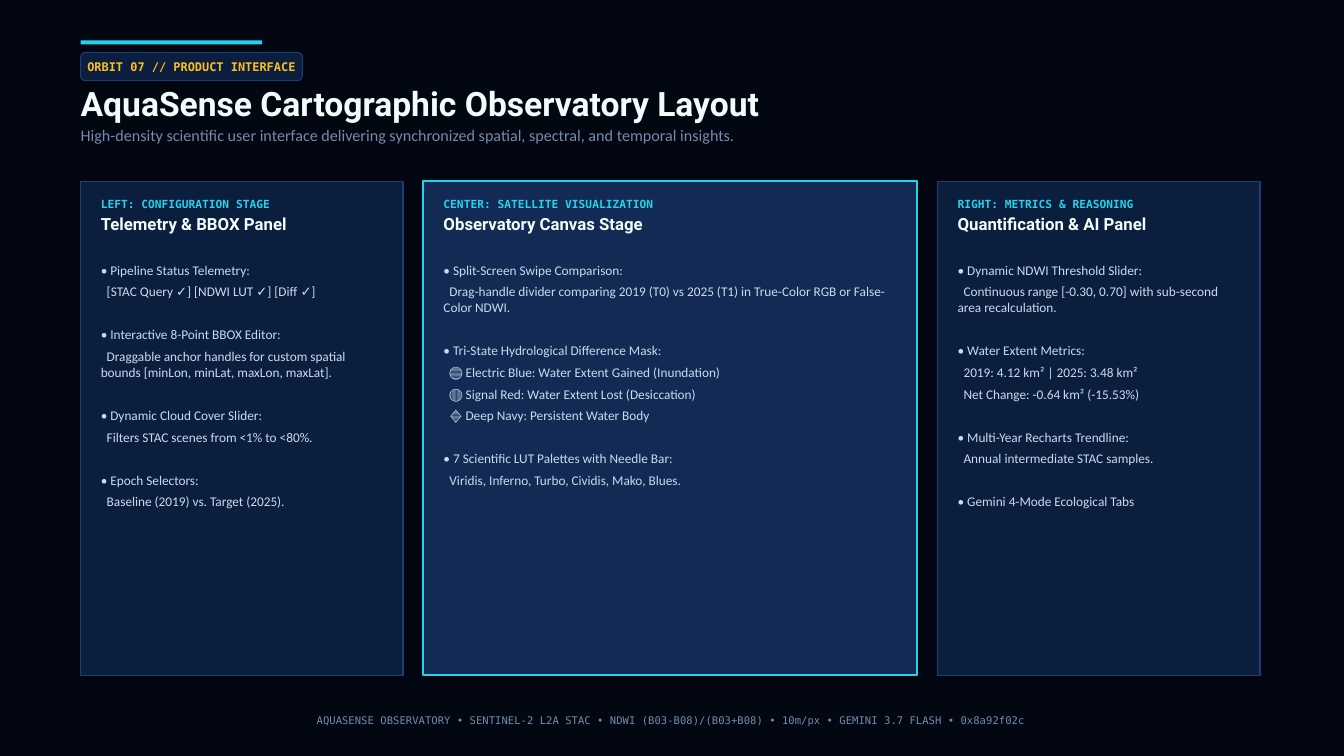
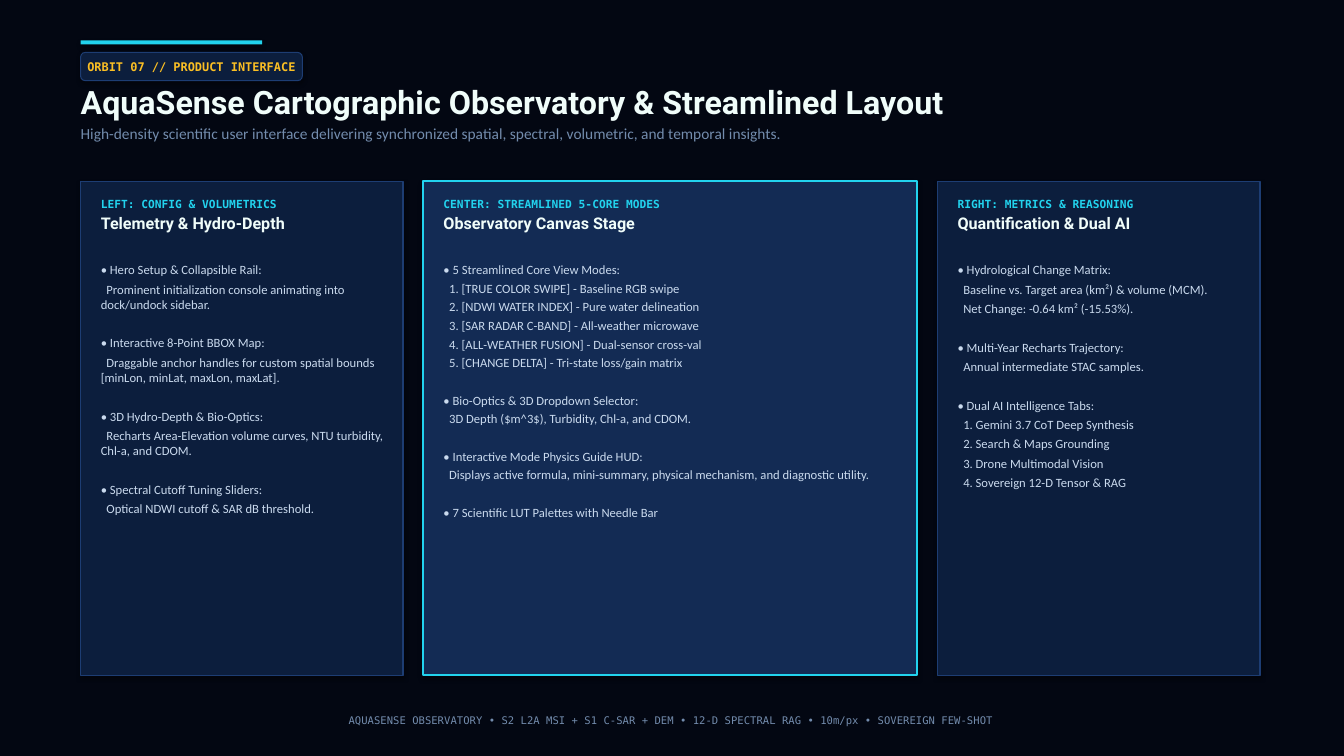
Before and after one commit to Naeha-S/Aquasense, a slide deck: slide 7 of AquaSense_Pitch_Deck_v2.pptx. Drawn at 1344x756 pixels with LibreOffice and Linux fonts; fonts in the diff are those of the drawing. Boxes give left, top, right and bottom in pixels: in the first picture for what was removed or moved away, otherwise in the second. Text is boxed around its words. In the diff, an @@ line names an element or a change of style, - is before the commit and + after.

Commit message:
feat: implement sovereign 12-D spectral RAG pipeline and update pitch deck presentation assets

```diff
--- a/AquaSense_Pitch_Deck_v2.pptx
+++ b/AquaSense_Pitch_Deck_v2.pptx
@@ text at <box>81,90,944,142</box>: text changed; size 11.5 to 11 pt @@
-AquaSense Cartographic Observatory Layout
-High-density scientific user interface delivering synchronized spatial, spectral, and temporal insights.
+AquaSense Cartographic Observatory & Streamlined Layout
+High-density scientific user interface delivering synchronized spatial, spectral, volumetric, and temporal insights.
@@ text at <box>101,200,285,233</box>: text changed @@
-LEFT: CONFIGURATION STAGE
-Telemetry & BBOX Panel
+LEFT: CONFIG & VOLUMETRICS
+Telemetry & Hydro-Depth
@@ text at <box>443,199,660,208</box>: text changed @@
-CENTER: SATELLITE VISUALIZATION
+CENTER: STREAMLINED 5-CORE MODES
@@ text at <box>443,217,635,233</box>: size 12 to 11.5 pt in "Observatory Canvas Stage" @@
@@ text at <box>958,216,1131,231</box>: text changed; size 12 to 11.5 pt @@
-Quantification & AI Panel
+Quantification & Dual AI
@@ text at <box>101,265,344,349</box>: text changed; size 9.5 to 9 pt @@
-• Pipeline Status Telemetry:
-[STAC Query ✓] [NDWI LUT ✓] [Diff ✓]
-• Interactive 8-Point BBOX Editor:
+• Hero Setup & Collapsible Rail:
+Prominent initialization console animating into dock/undock sidebar.
+• Interactive 8-Point BBOX Map:
@@ text at <box>449,265,869,517</box>: text changed; size 9.5 to 9 pt @@
-• Split-Screen Swipe Comparison:
-Drag-handle divider comparing 2019 (T0) vs 2025 (T1) in True-Color RGB or False-Color NDWI.
-• Tri-State Hydrological Difference Mask:
-🔵 Electric Blue: Water Extent Gained (Inundation)
-🔴 Signal Red: Water Extent Lost (Desiccation)
-🔷 Deep Navy: Persistent Water Body
-• 7 Scientific LUT Palettes with Needle Bar:
-Viridis, Inferno, Turbo, Cividis, Mako, Blues.
+• 5 Streamlined Core View Modes:
+1. [TRUE COLOR SWIPE] - Baseline RGB swipe
+2. [NDWI WATER INDEX] - Pure water delineation
+3. [SAR RADAR C-BAND] - All-weather microwave
+4. [ALL-WEATHER FUSION] - Dual-sensor cross-val
+5. [CHANGE DELTA] - Tri-state loss/gain matrix
+• Bio-Optics & 3D Dropdown Selector:
+3D Depth ($m^3$), Turbidity, Chl-a, and CDOM.
+• Interactive Mode Physics Guide HUD:
+Displays active formula, mini-summary, physical mechanism, and diagnostic utility.
+• 7 Scientific LUT Palettes with Needle Bar
@@ text at <box>963,265,1207,354</box>: text changed; size 9.5 to 9 pt @@
-• Dynamic NDWI Threshold Slider:
-Continuous range [-0.30, 0.70] with sub-second area recalculation.
-• Water Extent Metrics:
-2019: 4.12 km² | 2025: 3.48 km²
-Net Change: -0.64 km² (-15.53%)
-• Multi-Year Recharts Trendline:
+• Hydrological Change Matrix:
+Baseline vs. Target area (km²) & volume (MCM).
+Net Change: -0.64 km² (-15.53%).
+• Multi-Year Recharts Trajectory:
@@ text at <box>101,358,374,384</box>: size 9.5 to 9 pt in "Draggable anchor handles for custom spatial bounds ..."; less space between paragraphs @@
@@ text at <box>963,362,1144,373</box>: size 9.5 to 9 pt in "Annual intermediate STAC samples."; less space between paragraphs @@
@@ text at <box>101,412,383,515</box>: text changed; size 9.5 to 9 pt @@
-• Dynamic Cloud Cover Slider:
-Filters STAC scenes from <1% to <80%.
-• Epoch Selectors:
-Baseline (2019) vs. Target (2025).
+• 3D Hydro-Depth & Bio-Optics:
+Recharts Area-Elevation volume curves, NTU turbidity, Chl-a, and CDOM.
+• Spectral Cutoff Tuning Sliders:
+Optical NDWI cutoff & SAR dB threshold.
@@ text at <box>963,420,1134,489</box>: text changed; size 9.5 to 9 pt @@
-• Gemini 4-Mode Ecological Tabs
+• Dual AI Intelligence Tabs:
+1. Gemini 3.7 CoT Deep Synthesis
+2. Search & Maps Grounding
+3. Drone Multimodal Vision
+4. Sovereign 12-D Tensor & RAG
@@ text at <box>349,716,992,726</box>: text changed @@
-AQUASENSE OBSERVATORY • SENTINEL-2 L2A STAC • NDWI (B03-B08)/(B03+B08) • 10m/px • GEMINI 3.7 FLASH • 0x8a92f02c
+AQUASENSE OBSERVATORY • S2 L2A MSI + S1 C-SAR + DEM • 12-D SPECTRAL RAG • 10m/px • SOVEREIGN FEW-SHOT
```
Also in this commit, not shown: 8 other slides changed, 3 slides added, 2 slides removed, 6 other files.
